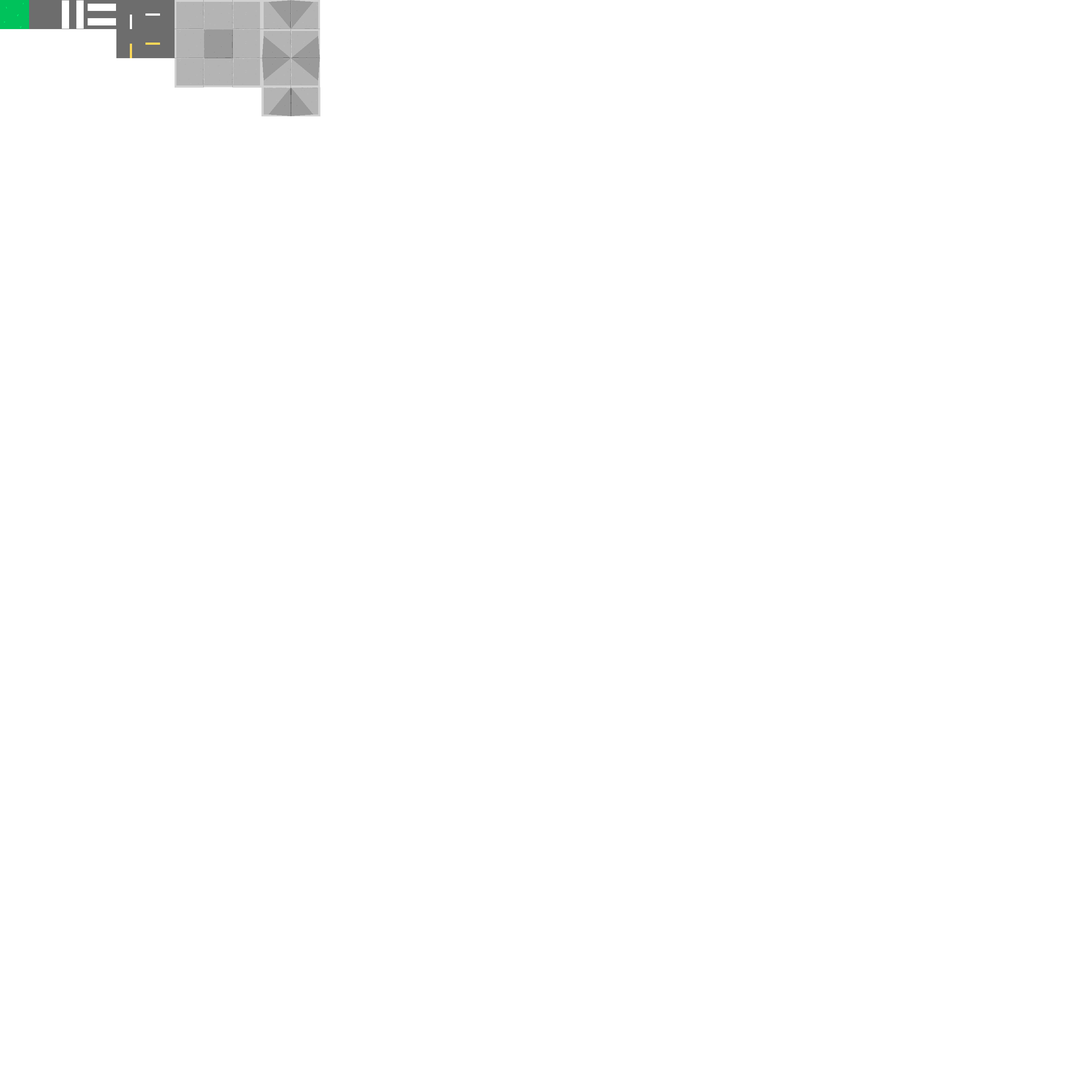
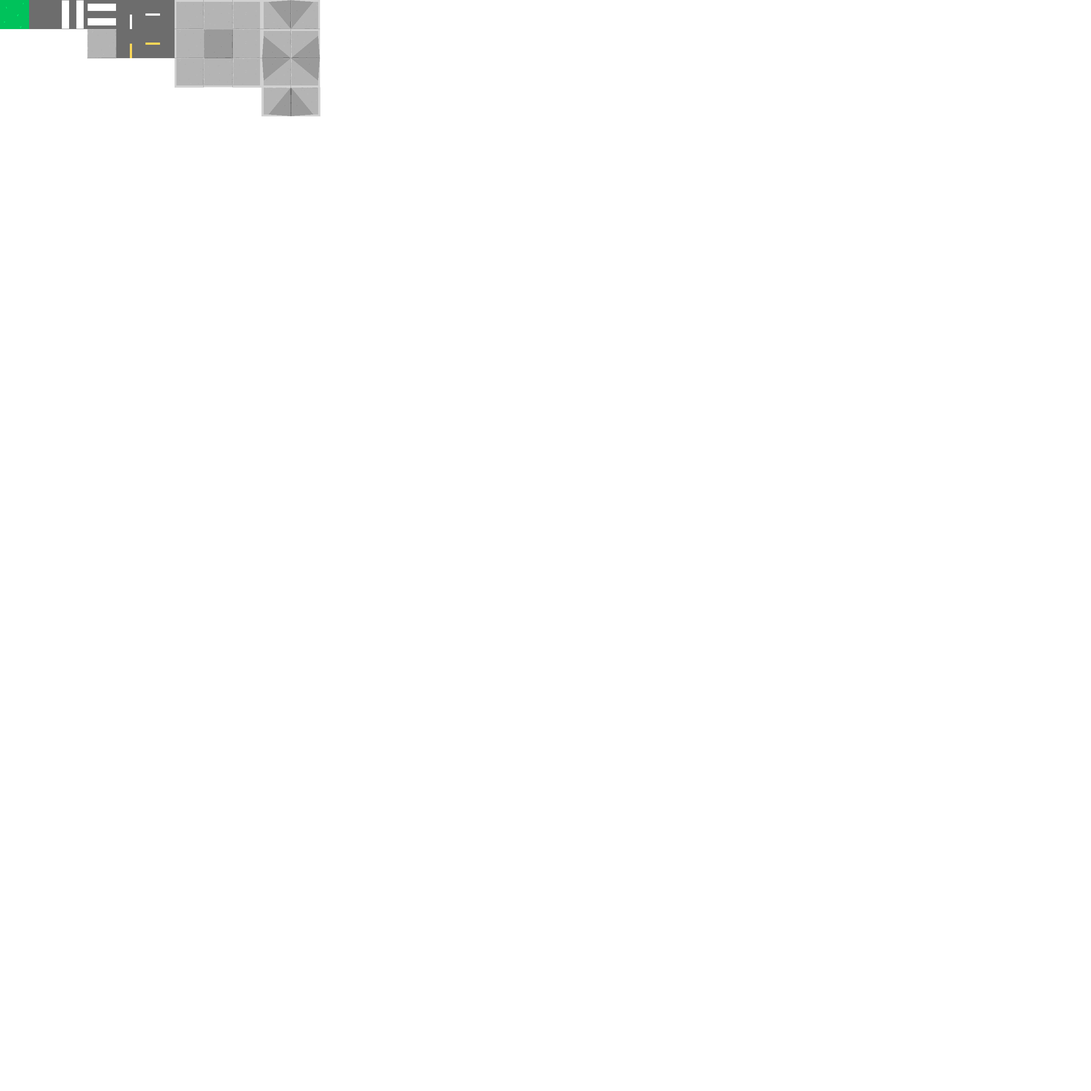
The second 1091px x 1091px image is a revision of the first. Changes to its layers:
added layer "sidewalkL copy" above "sidewalkL" over [87, 29, 117, 59]
